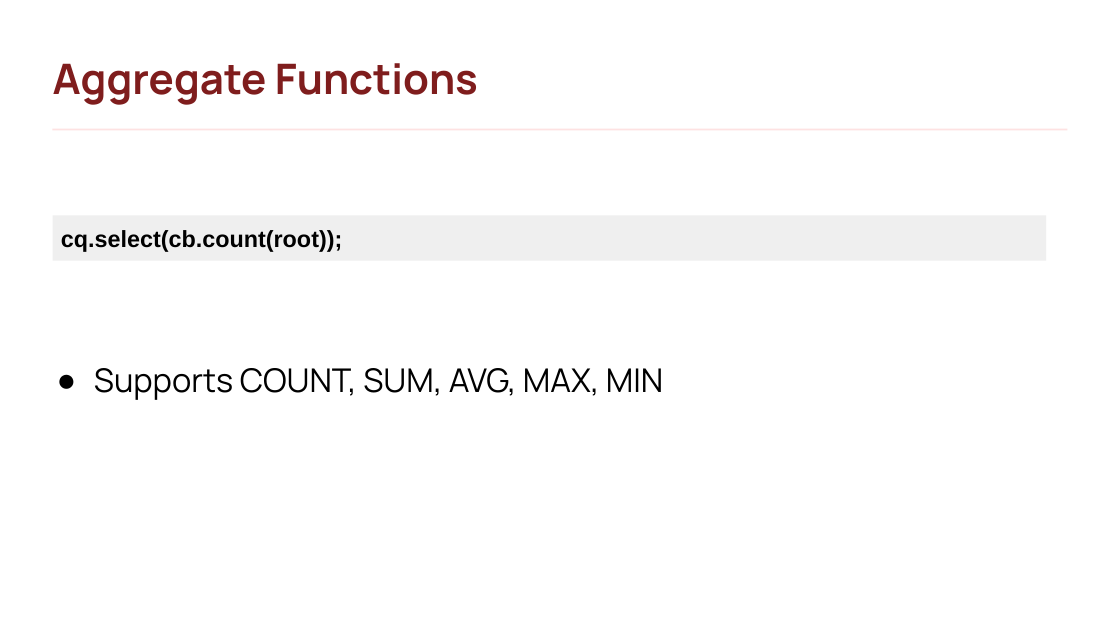
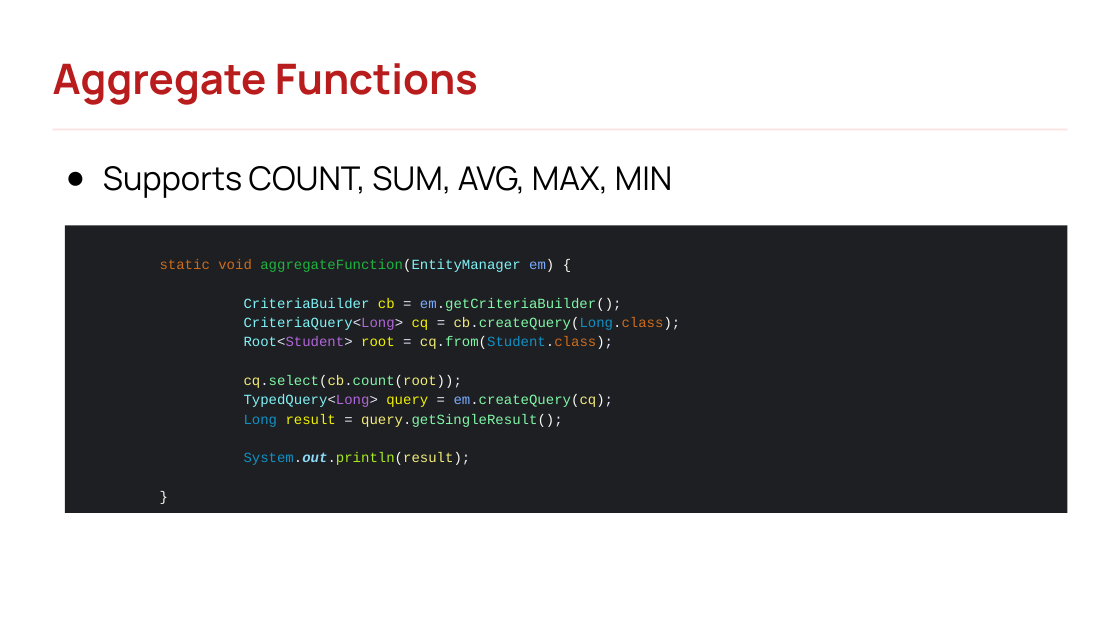
Before and after one commit to rlimosenero/rey-limosenero_java101, a slide deck: slide 153 of Java Persistence & Hibernate.pptx (slide 138 before the commit). Drawn at 1120x630 pixels with LibreOffice and Linux fonts; fonts in the diff are those of the drawing; background and template pictures are left out. Boxes give left, top, right and bottom in pixels: in the first picture for what was removed or moved away, otherwise in the second. Text is boxed around its words. In the diff, an @@ line names an element or a change of style, - is before the commit and + after.

```diff
--- a/Java Persistence & Hibernate.pptx
+++ b/Java Persistence & Hibernate.pptx
@@ text "Aggregate Functions" at box(53, 63, 478, 105): text colour #7F1D1D to #B91C1C @@
@@ text "Supports COUNT, SUM, AVG, MAX, ...": place and size @@
-text "Supports COUNT, SUM, AVG, MAX, ..." at box(94, 368, 663, 400)
+text "Supports COUNT, SUM, AVG, MAX, ..." at box(103, 166, 672, 198)
@@ rectangle removed at box(52, 215, 1046, 260) @@
-cq.select(cb.count(root));
@@ rectangle added at box(65, 225, 1068, 513), fill #1E1F22, 12 pt, text #80F6A7 @@
+static void aggregateFunction(EntityManager em) {
+CriteriaBuilder cb = em.getCriteriaBuilder();
+CriteriaQuery<Long> cq = cb.createQuery(Long.class);
+Root<Student> root = cq.from(Student.class);
+cq.select(cb.count(root));
+TypedQuery<Long> query = em.createQuery(cq);
+Long result = query.getSingleResult();
+System.out.println(result);
+}
```
Also in this commit, not shown: 23 other slides changed, 27 slides added, 4 slides removed.
